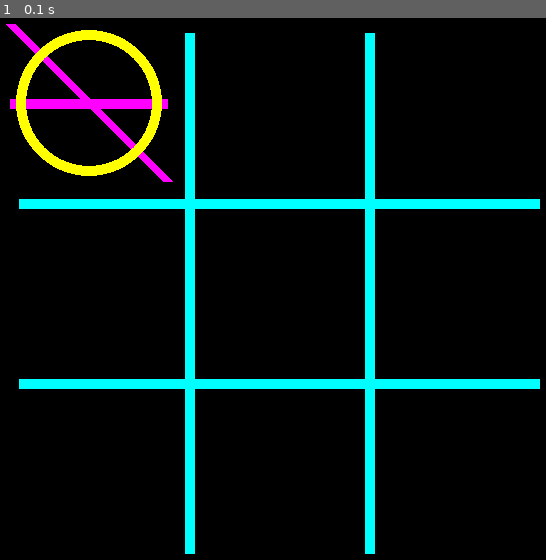
Above: before the commit, frame 1.
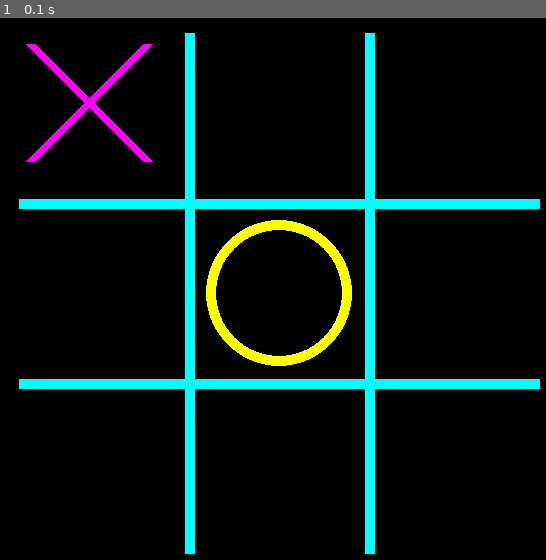
Above: after the commit, the same moment.

Repository: SaulRuizS/Tictactoe
Game: pygame game, started from tictactoe_python.py
Two runs of this game, one before a commit and one after it. Both use one fixed random seed, a clock stepped at 60 frames per second and the inputs below.
Inputs:
- Up to frame 1 (0.1 s): no input

The runs differ from the first frame. In frame 1, 3.7% of the frame differs, in the area x 1-65%, y 1-65%.

Commit message:
Cross and circle position adjustment

Diff:
--- a/cross.py
+++ b/cross.py
@@ -37,9 +37,9 @@
         line_1_end_pos_y = line_1_start_pos_y + self.cross_width
 
         line_2_start_pos_x = line_1_start_pos_x
-        line_2_start_pos_y = line_1_start_pos_y + (self.cross_width / 2)
+        line_2_start_pos_y = line_1_start_pos_y + self.cross_width
         line_2_end_pos_x = line_1_end_pos_x
-        line_2_end_pos_y = line_1_end_pos_y - (self.cross_width / 2)
+        line_2_end_pos_y = line_1_end_pos_y - self.cross_width
 
         #First Line
         pygame.draw.line(self.screen,self.color,(line_1_start_pos_x,line_1_start_pos_y),(line_1_end_pos_x,line_1_end_pos_y),self.line_width)
--- a/tictactoe_python.py
+++ b/tictactoe_python.py
@@ -21,7 +21,7 @@
 #top_padding = 60
 #spaceOfLines = 50
 circle_radius = ( ( (line_length / 3) - (line_width / 2) ) / 2 ) - (screen_padding * 0.2)
-cross_width = (line_length / 3) - (line_width / 2) - (screen_padding * 0.3)
+cross_width = (line_length / 3) - (line_width / 2) - (screen_padding * 0.7)
 
 grid_color = pygame.Color(0,255,255)
 cross_color = pygame.Color(255,0,255)
@@ -30,8 +30,10 @@
 #pygame.Color(255,255,0)
 
 grid = Grid(screen,grid_color,screen_padding,grid_line_padding,SCREEN_WIDTH,SCREEN_HEIGHT,line_width)
+
 cross = Cross(screen,cross_color,SCREEN_WIDTH,SCREEN_HEIGHT,screen_padding,grid_line_padding,line_width,cross_width)
-circle = Circle(screen,circle_color,SCREEN_WIDTH,SCREEN_HEIGHT,screen_padding,grid_line_padding,circle_radius,line_width)
+
+circle = Circle(screen,circle_color,SCREEN_WIDTH,SCREEN_HEIGHT,screen_padding - 190,grid_line_padding,circle_radius,line_width)
 
 while running:
     # poll for events
